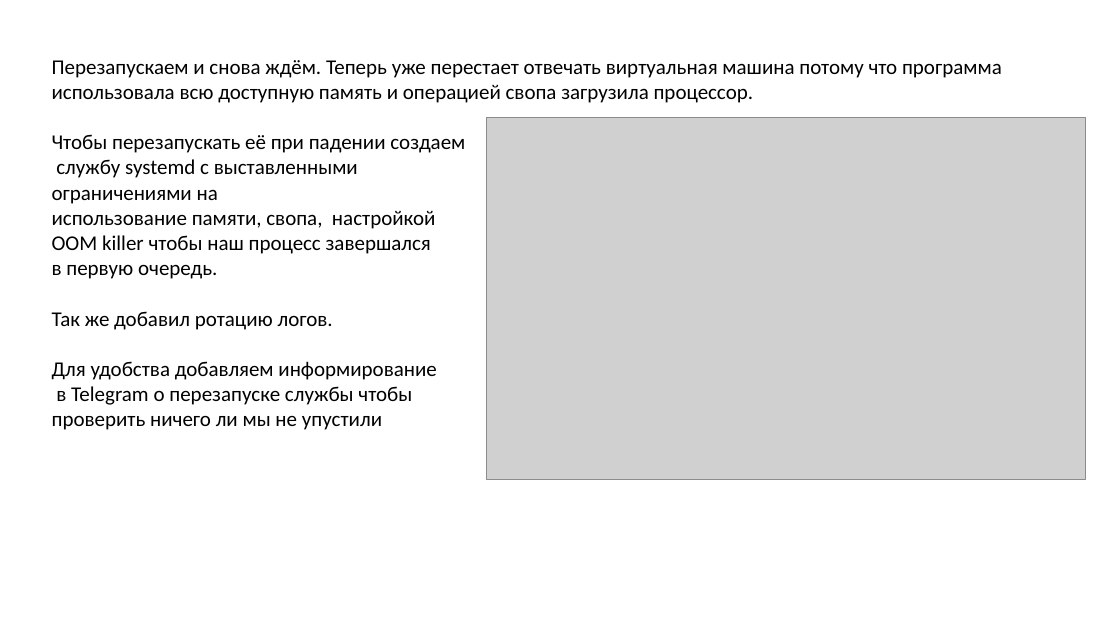
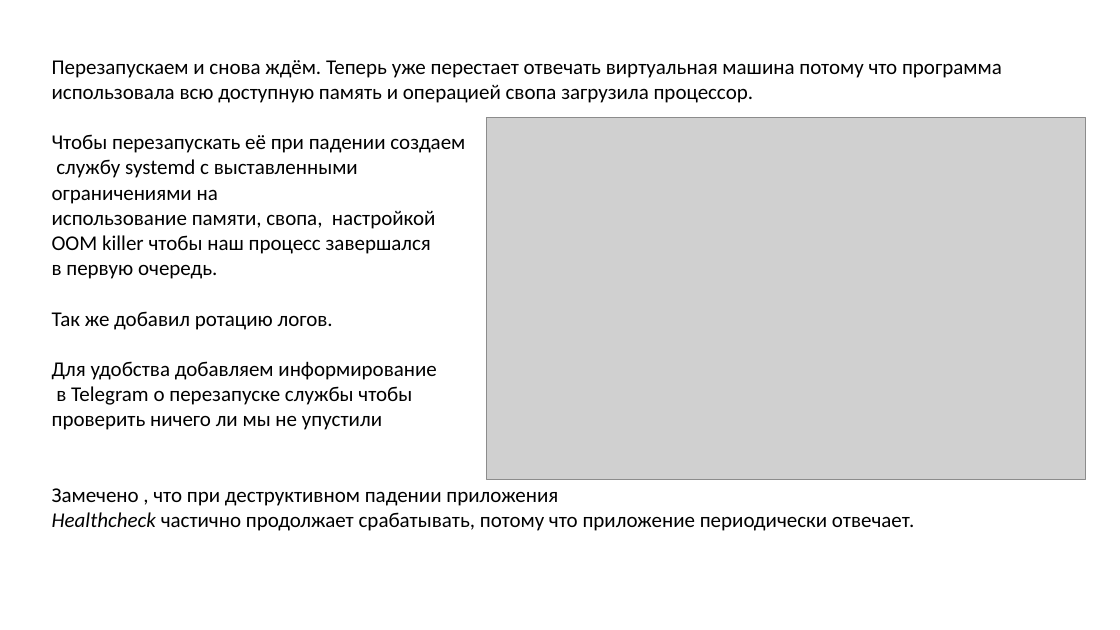
Before and after one commit to runalsh/yandex-young-devops-training, a slide deck: slide 4 of presentation.pptx. Drawn at 1120x630 pixels with LibreOffice and Linux fonts; fonts in the diff are those of the drawing; grey boxes stand for pictures. Boxes give left, top, right and bottom in pixels: in the first picture for what was removed or moved away, otherwise in the second. Text is boxed around its words. In the diff, an @@ line names an element or a change of style, - is before the commit and + after.

```diff
--- a/presentation.pptx
+++ b/presentation.pptx
@@ text at [52, 488, 914, 531]: paragraphs added @@
+Замечено , что при деструктивном падении приложения
+Healthсheck частично продолжает срабатывать, потому что приложение периодически отвечает.
```
Also in this commit, not shown: 4 other slides changed, 1 slide added, 1 slide removed, 6 other files.
